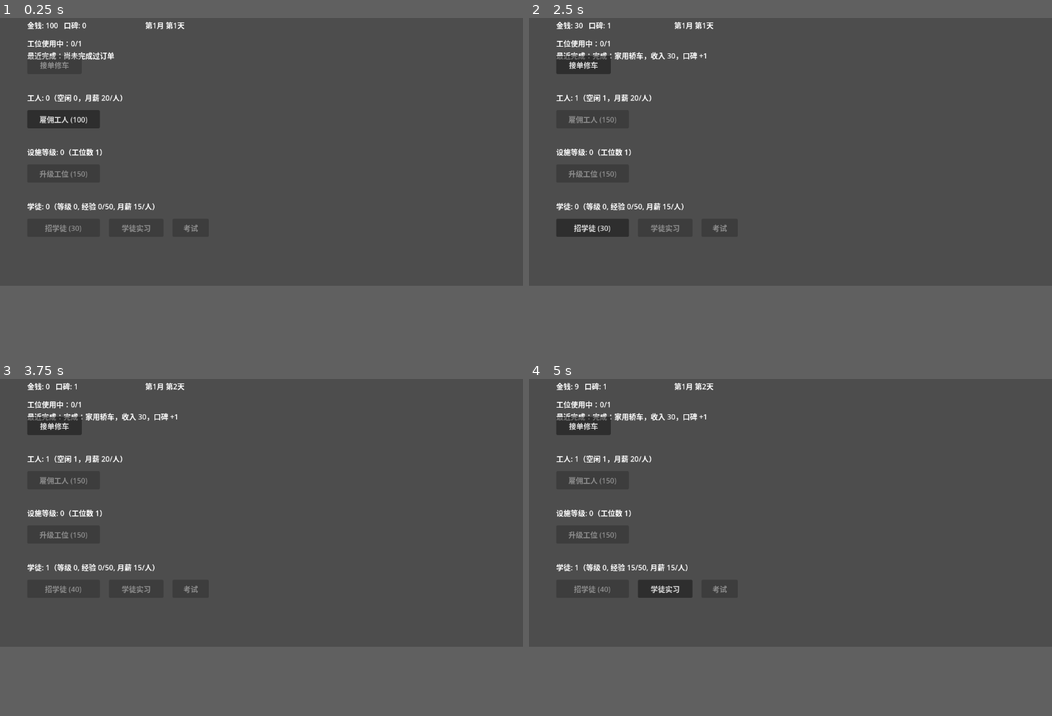
Above: before the commit, frames 1-4 (two rows, left to right).
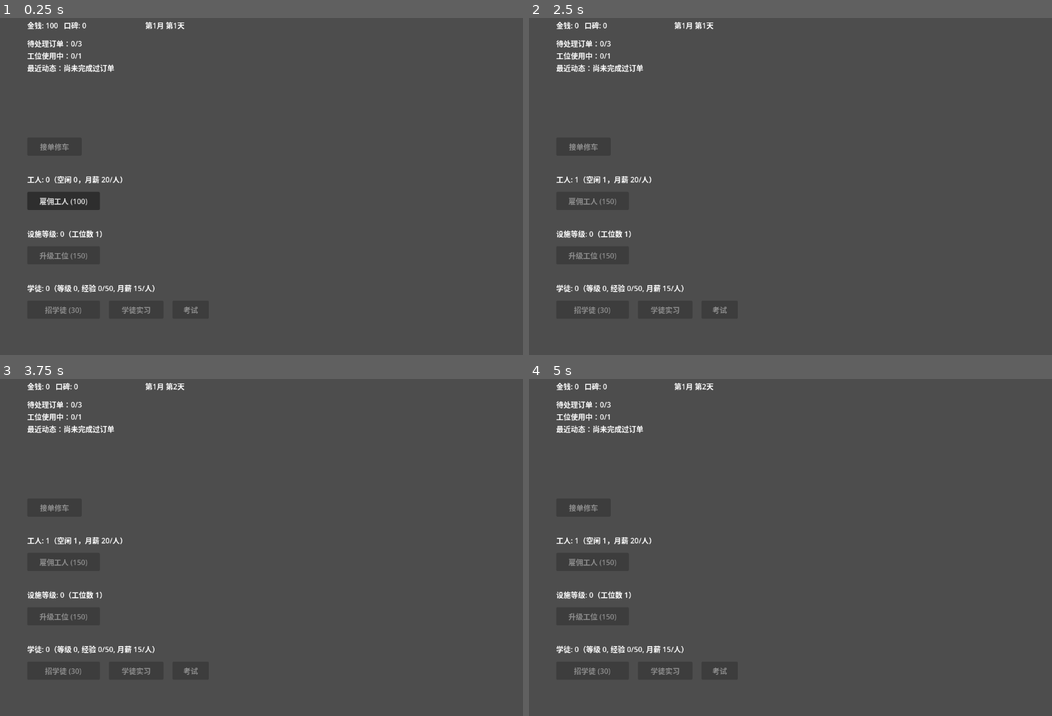
Above: after the commit, the same moments.

Repository: XinLiucc/cocos-game-project
Game: Godot game, scene res://scenes/Main.tscn
Same seed, same stepped clock (60 frames per second), same inputs: the game is played once before the commit and once after it.
Inputs (mouse positions are in pixels of both pictures, inside the frame that each line leads up to):
- Up to frame 1 (0.25 s): no input
- Up to frame 2 (2.5 s): click "雇佣工人 (100)" at 0.5 s; click (581, 65) at 1.25 s, where only the run before the commit has a clickable "接单修车"; tap Enter at 2 s; move the mouse to (905, 125) at 2.02 s; hold D from 2.03 s (still down); tap B at 2.1 s; click (905, 125) at 2.17 s; tap Space at 2.27 s
- Up to frame 3 (3.75 s): release D at 2.75 s; click (62, 587) at 2.75 s, where only the run before the commit has a clickable "招学徒 (30)"; click (135, 587) at 3.5 s, where only the run before the commit has a clickable "学徒实习"
- Up to frame 4 (5 s): tap Space at 4.25 s; drag from (685, 513) to (764, 557) at 4.27 s
In our replay, the window is 799x449 before the commit and 799x555 after it. These sizes can differ from the game's own. Grey fills any space a smaller window leaves; there, only what the larger window draws over its background counts as a difference.

The runs differ from the first frame. In frame 1, 3.6% of the frame differs, in the area x 5-38%, y 6-88%; in frame 2, 3.3%; in frame 3, 2.8%; in frame 4, 3.3%.

Commit message:
Add order queue with timeout-based expiry
Orders now spawn on a timer into a capped pending queue instead of
being generated instantly on button click; unaccepted orders expire
and cost reputation. Reputation is floored at 0 so expiry penalties
can't push it negative.

Also fixes a layout regression: the longer OrderLabel content now
overlaps the button below it under the old fixed-offset scene layout,
so button positions were shifted down and the viewport grew to fit.

Diff:
--- a/car_repair_shop/project.godot
+++ b/car_repair_shop/project.godot
@@ -18,3 +18,8 @@
 
 GameState="*res://scripts/GameState.gd"
 McpInteractionServer="*res://scripts/mcp_interaction_server.gd"
+
+
+[display]
+
+window/size/viewport_height=800
--- a/car_repair_shop/scenes/Main.tscn
+++ b/car_repair_shop/scenes/Main.tscn
@@ -21,37 +21,37 @@
 
 [node name="RepairButton" type="Button" parent="." unique_id=810011311]
 offset_left = 60.0
-offset_top = 140.0
+offset_top = 320.0
 offset_right = 180.0
-offset_bottom = 180.0
+offset_bottom = 360.0
 text = "接单修车"
 
 [node name="WorkerLabel" type="Label" parent="." unique_id=622888616]
 offset_left = 60.0
-offset_top = 220.0
+offset_top = 400.0
 offset_right = 60.0
-offset_bottom = 220.0
+offset_bottom = 400.0
 text = "工人: 0"
 
 [node name="HireButton" type="Button" parent="." unique_id=1833872224]
 offset_left = 60.0
-offset_top = 260.0
+offset_top = 440.0
 offset_right = 220.0
-offset_bottom = 300.0
+offset_bottom = 480.0
 text = "雇佣工人 (100)"
 
 [node name="FacilityLabel" type="Label" parent="." unique_id=228318238]
 offset_left = 60.0
-offset_top = 340.0
+offset_top = 520.0
 offset_right = 60.0
-offset_bottom = 340.0
+offset_bottom = 520.0
 text = "工位等级: 0"
 
 [node name="UpgradeButton" type="Button" parent="." unique_id=1024340173]
 offset_left = 60.0
-offset_top = 380.0
+offset_top = 560.0
 offset_right = 220.0
-offset_bottom = 420.0
+offset_bottom = 600.0
 text = "升级工位 (150)"
 
 [node name="DayLabel" type="Label" parent="." unique_id=892911621]
@@ -63,30 +63,30 @@
 
 [node name="ApprenticeLabel" type="Label" parent="." unique_id=1661710635]
 offset_left = 60.0
-offset_top = 460.0
+offset_top = 640.0
 offset_right = 60.0
-offset_bottom = 460.0
+offset_bottom = 640.0
 text = "学徒: 0（等级 0, 经验 0/50）"
 
 [node name="HireApprenticeButton" type="Button" parent="." unique_id=1223440591]
 offset_left = 60.0
-offset_top = 500.0
+offset_top = 680.0
 offset_right = 220.0
-offset_bottom = 540.0
+offset_bottom = 720.0
 text = "招学徒 (30)"
 
 [node name="PracticeButton" type="Button" parent="." unique_id=1658720273]
 offset_left = 240.0
-offset_top = 500.0
+offset_top = 680.0
 offset_right = 360.0
-offset_bottom = 540.0
+offset_bottom = 720.0
 text = "学徒实习"
 
 [node name="ExamButton" type="Button" parent="." unique_id=1523375854]
 offset_left = 380.0
-offset_top = 500.0
+offset_top = 680.0
 offset_right = 460.0
-offset_bottom = 540.0
+offset_bottom = 720.0
 text = "考试"
 
 [node name="PracticeTimer" type="Timer" parent="." unique_id=293305577]
--- a/car_repair_shop/scripts/GameState.gd
+++ b/car_repair_shop/scripts/GameState.gd
@@ -84,7 +84,7 @@
 
 
 func add_reputation(amount: int) -> void:
-	reputation += amount
+	reputation = max(0, reputation + amount)
 	reputation_changed.emit(reputation)
 
 
--- a/car_repair_shop/scripts/Main.gd
+++ b/car_repair_shop/scripts/Main.gd
@@ -3,6 +3,12 @@
 # 占位数值：学徒实习复用 OrderType 车型池，报酬/经验按车型难度打折，具体系数之后再平衡
 const APPRENTICE_PAYOUT_RATE := 0.3
 const APPRENTICE_XP_PER_REPUTATION := 15
+
+# 占位数值：订单队列/超时流失机制刚搭骨架，容量/间隔/超时/惩罚都是随手定的，之后再平衡
+const QUEUE_CAPACITY := 3
+const ORDER_SPAWN_INTERVAL := 10.0
+const ORDER_TIMEOUT := 15.0
+const REPUTATION_LOSS_ON_EXPIRE := 1
 
 const ORDER_TYPES: Array[Resource] = [
 	preload("res://resources/orders/sedan.tres"),
@@ -27,12 +33,20 @@
 
 # 每个工位一个进行中任务：{"order": Resource, "timer": Timer}
 var active_jobs: Array[Dictionary] = []
+# 待处理订单队列：{"order": Resource, "timer": Timer}，timer 到期即流失
+var pending_orders: Array[Dictionary] = []
+var order_spawn_timer: Timer
 var last_result_text := "尚未完成过订单"
 var practicing := false
 var current_practice_order: Resource
 
 
 func _ready() -> void:
+	order_spawn_timer = Timer.new()
+	order_spawn_timer.wait_time = ORDER_SPAWN_INTERVAL
+	order_spawn_timer.autostart = true
+	order_spawn_timer.timeout.connect(_on_order_spawn_timer_timeout)
+	add_child(order_spawn_timer)
 	practice_timer.one_shot = true
 	practice_timer.timeout.connect(_on_practice_complete)
 	repair_button.pressed.connect(_on_repair_button_pressed)
@@ -65,11 +79,38 @@
 	return active_jobs.size() < game_state.station_count() and active_jobs.size() < game_state.worker_count
 
 
-func _on_repair_button_pressed() -> void:
-	if not _can_start_job():
+func _on_order_spawn_timer_timeout() -> void:
+	if pending_orders.size() >= QUEUE_CAPACITY:
 		return
 	var available_orders := _get_available_orders()
 	var order: Resource = available_orders[randi() % available_orders.size()]
+	var timer := Timer.new()
+	timer.one_shot = true
+	timer.wait_time = ORDER_TIMEOUT
+	add_child(timer)
+	var pending := {"order": order, "timer": timer}
+	timer.timeout.connect(_on_pending_order_expired.bind(pending))
+	pending_orders.append(pending)
+	timer.start()
+	_update_labels()
+
+
+func _on_pending_order_expired(pending: Dictionary) -> void:
+	var order: Resource = pending["order"]
+	pending_orders.erase(pending)
+	(pending["timer"] as Timer).queue_free()
+	game_state.add_reputation(-REPUTATION_LOSS_ON_EXPIRE)
+	last_result_text = "流失：%s 超时未处理，口碑 -%d" % [order.car_name, REPUTATION_LOSS_ON_EXPIRE]
+	_update_labels()
+
+
+func _on_repair_button_pressed() -> void:
+	if not _can_start_job() or pending_orders.is_empty():
+		return
+	var pending: Dictionary = pending_orders[0]
+	pending_orders.erase(pending)
+	(pending["timer"] as Timer).queue_free()
+	var order: Resource = pending["order"]
 	var timer := Timer.new()
 	timer.one_shot = true
 	timer.wait_time = order.repair_time
@@ -154,12 +195,17 @@
 
 func _update_order_label() -> void:
 	var lines: Array[String] = []
+	lines.append("待处理订单：%d/%d" % [pending_orders.size(), QUEUE_CAPACITY])
+	for pending in pending_orders:
+		var order: Resource = pending["order"]
+		var timer: Timer = pending["timer"]
+		lines.append("- %s 剩余 %.1fs（超时流失）" % [order.car_name, timer.time_left])
 	lines.append("工位使用中：%d/%d" % [active_jobs.size(), game_state.station_count()])
 	for job in active_jobs:
 		var order: Resource = job["order"]
 		var timer: Timer = job["timer"]
 		lines.append("- %s 剩余 %.1fs" % [order.car_name, timer.time_left])
-	lines.append("最近完成：" + last_result_text)
+	lines.append("最近动态：" + last_result_text)
 	order_label.text = "\n".join(lines)
 
 
@@ -175,7 +221,7 @@
 	facility_label.text = "设施等级: %d（工位数 %d）" % [game_state.facility_level, game_state.station_count()]
 	upgrade_button.text = "升级工位 (%d)" % game_state.next_upgrade_cost()
 	upgrade_button.disabled = game_state.money < game_state.next_upgrade_cost()
-	repair_button.disabled = not _can_start_job()
+	repair_button.disabled = not _can_start_job() or pending_orders.is_empty()
 	day_label.text = "第%d月 第%d天" % [game_state.month, game_state.day]
 	apprentice_label.text = "学徒: %d（等级 %d, 经验 %d/%d, 月薪 %d/人）" % [
 		game_state.apprentice_count,
